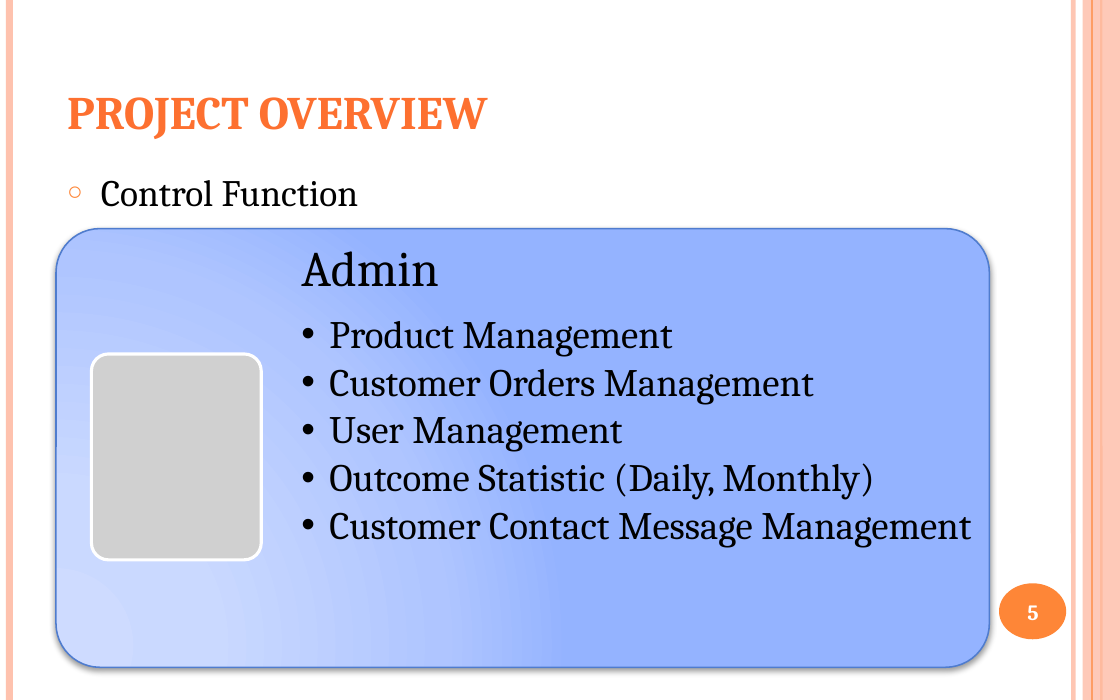
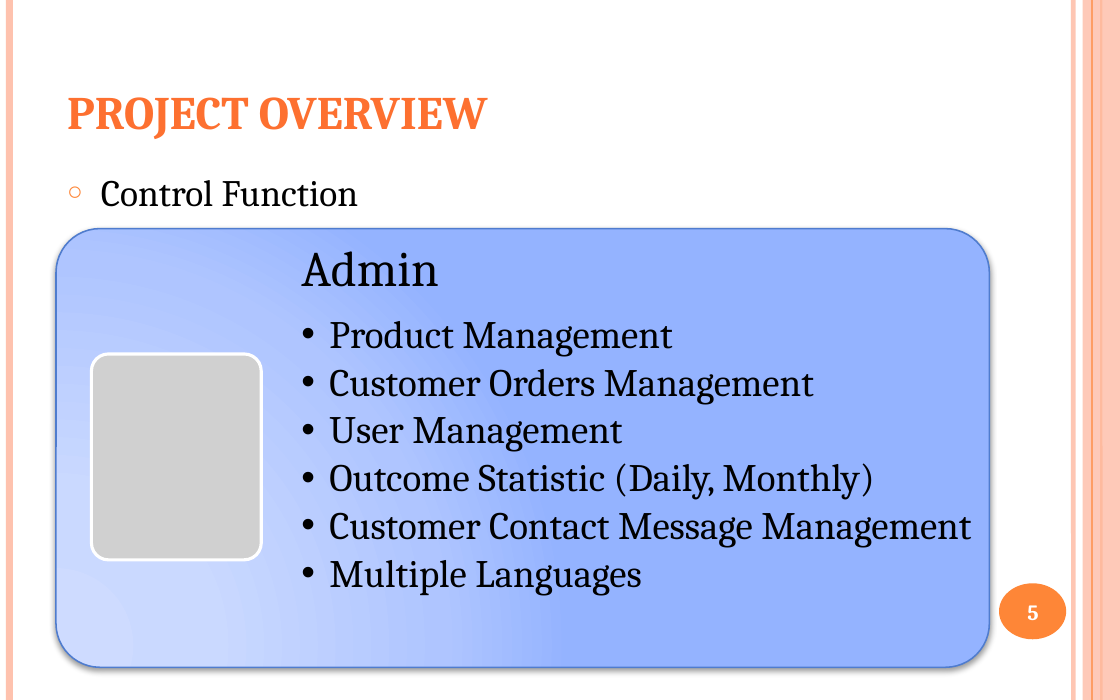
Before and after one commit to yutovsjohan/final_project, a slide deck: slide 5 of document_final/final_project.pptx. Drawn at 1120x700 pixels with LibreOffice and Linux fonts; fonts in the diff are those of the drawing; grey boxes stand for pictures. Boxes give left, top, right and bottom in pixels: in the first picture for what was removed or moved away, otherwise in the second. Text is boxed around its words. In the diff, an @@ line names an element or a change of style, - is before the commit and + after.

Commit message:
update project plan

```diff
--- a/document_final/final_project.pptx
+++ b/document_final/final_project.pptx
@@ text at (329, 560, 641, 596): paragraph added @@
+  •• Multiple Languages
```
Also in this commit, not shown: 1 slide added, 1 other file.
